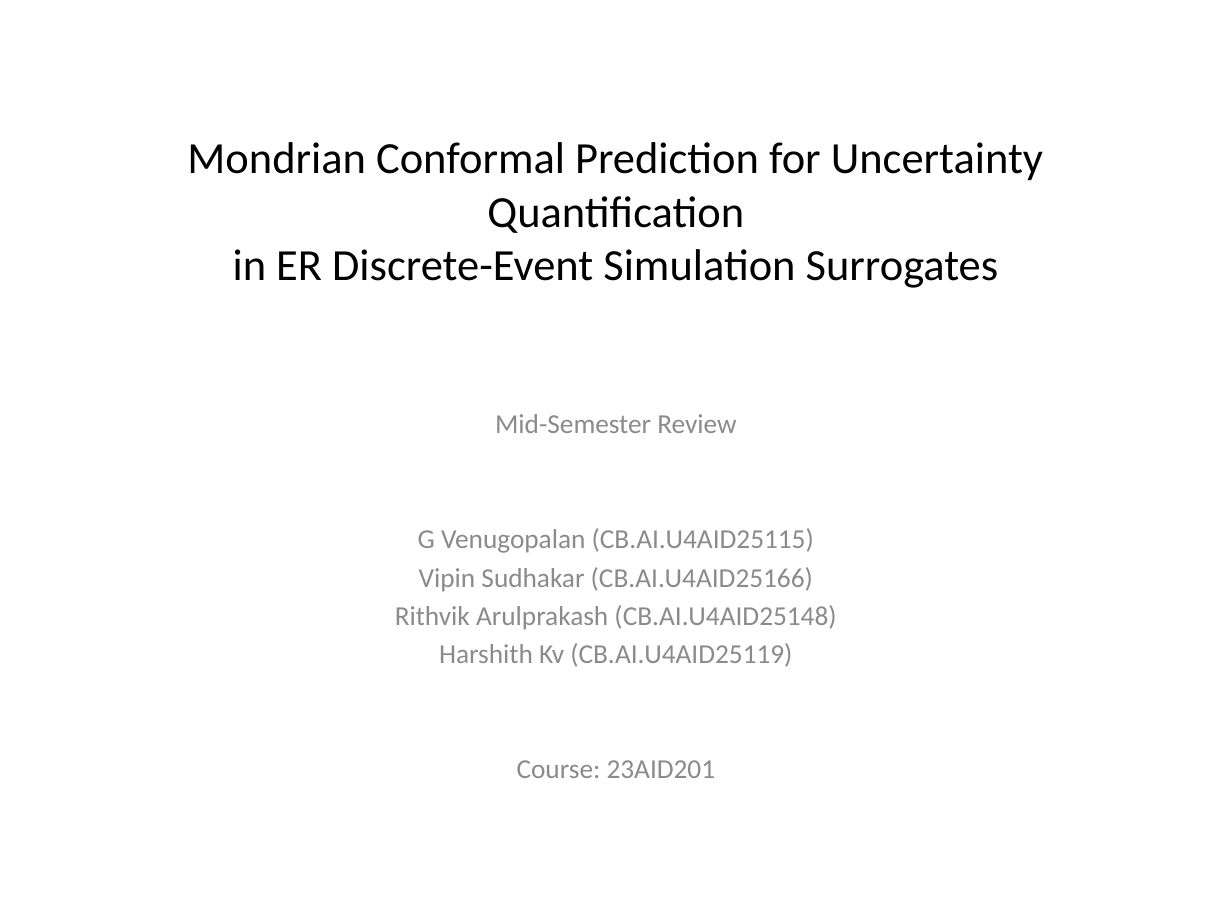
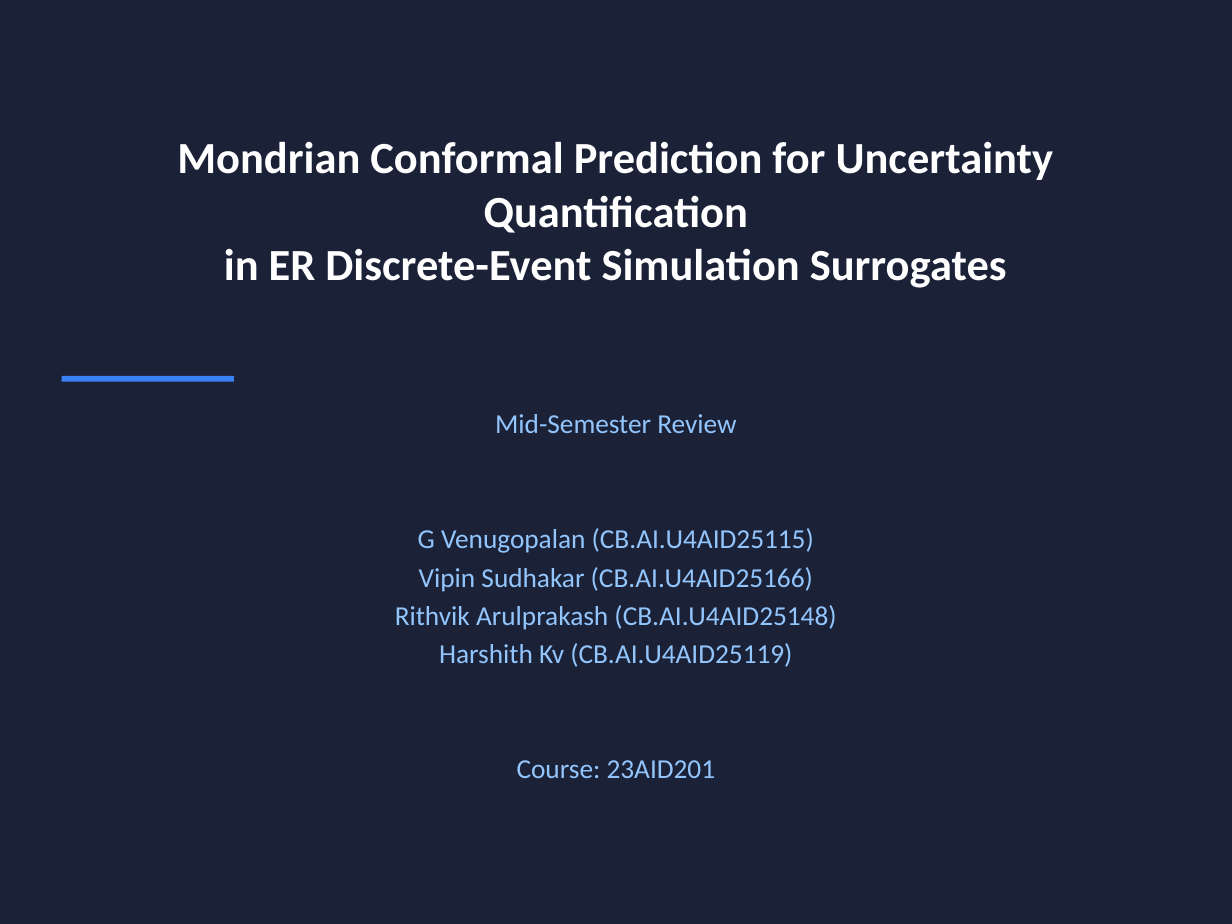
Before and after one commit to DUNE-ODYSSEY/Mondrian-Conformal-Prediction-On-Discrete-Event-Simulation, a slide deck: slide 1 of slides/mid_sem_presentation.pptx. Drawn at 1232x924 pixels with LibreOffice and Linux fonts; fonts in the diff are those of the drawing. Boxes give left, top, right and bottom in pixels: in the first picture for what was removed or moved away, otherwise in the second. Text is boxed around its words. In the diff, an @@ line names an element or a change of style, - is before the commit and + after.

Commit message:
Style mid-sem PPT to match other decks; trim lit review; simplify Future Scope
Visual: applies the same color palette used in zeroth_review.pptx /
full_project_results.pptx (dark navy title slide, accent-blue titles/table
headers/accent bars, slide-number footer) instead of PowerPoint's untouched
default theme.

Literature review slide: trimmed to a focused core set (20 papers, down
from 30) across the same 5 categories, while keeping all 10 real-dataset
cross-check papers in full, per instruction that dataset-related papers
must stay. Only this slide is trimmed - the book's actual literature
review (Chapter 2, all 40 papers) is unchanged.

Future Scope slide: dropped the week-number column entirely per feedback;
now a plain bullet list of planned work. Also fixed a factual mismatch
with the book found while syncing: two slides described Mondrian CP's
partition as "staffing level, shift, arrival-rate regime," but the actual
implementation and book only partition by staffing tercile x arrival-rate
tercile (2 covariates, 9 cells) - no separate "shift" dimension. Fixed on
both the Bridging Approach and Future Scope slides.

```diff
--- a/slides/mid_sem_presentation.pptx
+++ b/slides/mid_sem_presentation.pptx
@@ background #FFFFFF to #1B2238 @@
@@ title "Mondrian Conformal Prediction for Uncertainty ..." at [177, 141, 1054, 288]: text colour #000000 to #FFFFFF, bold on @@
@@ rectangle added at [62, 376, 234, 382], fill #3B82F6 @@
@@ subtitle "Mid-Semester Review" at [395, 414, 836, 778]: text colour #8C8C8C to #93C5FD @@
```
Also in this commit, not shown: 9 other slides changed, 1 other file.
